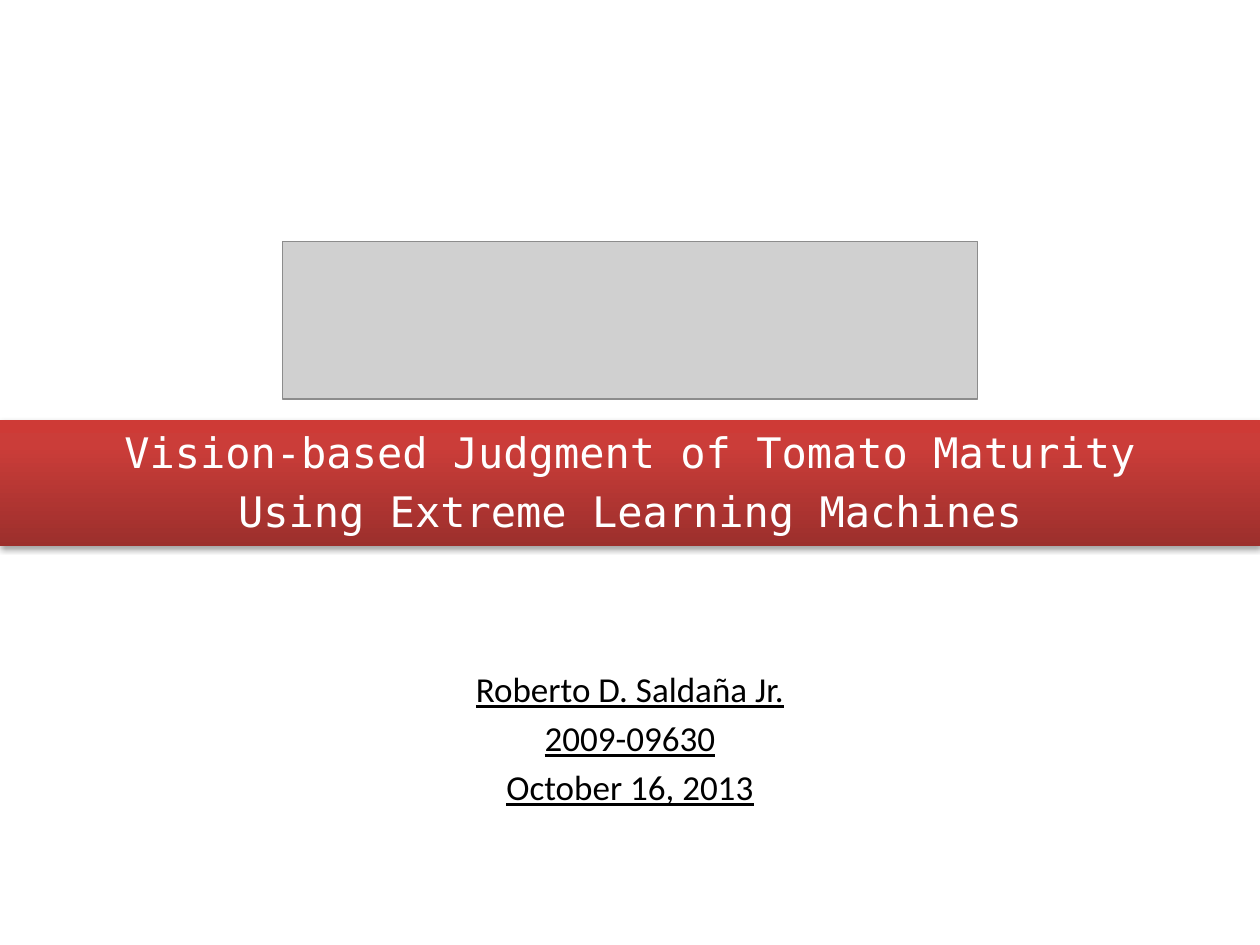
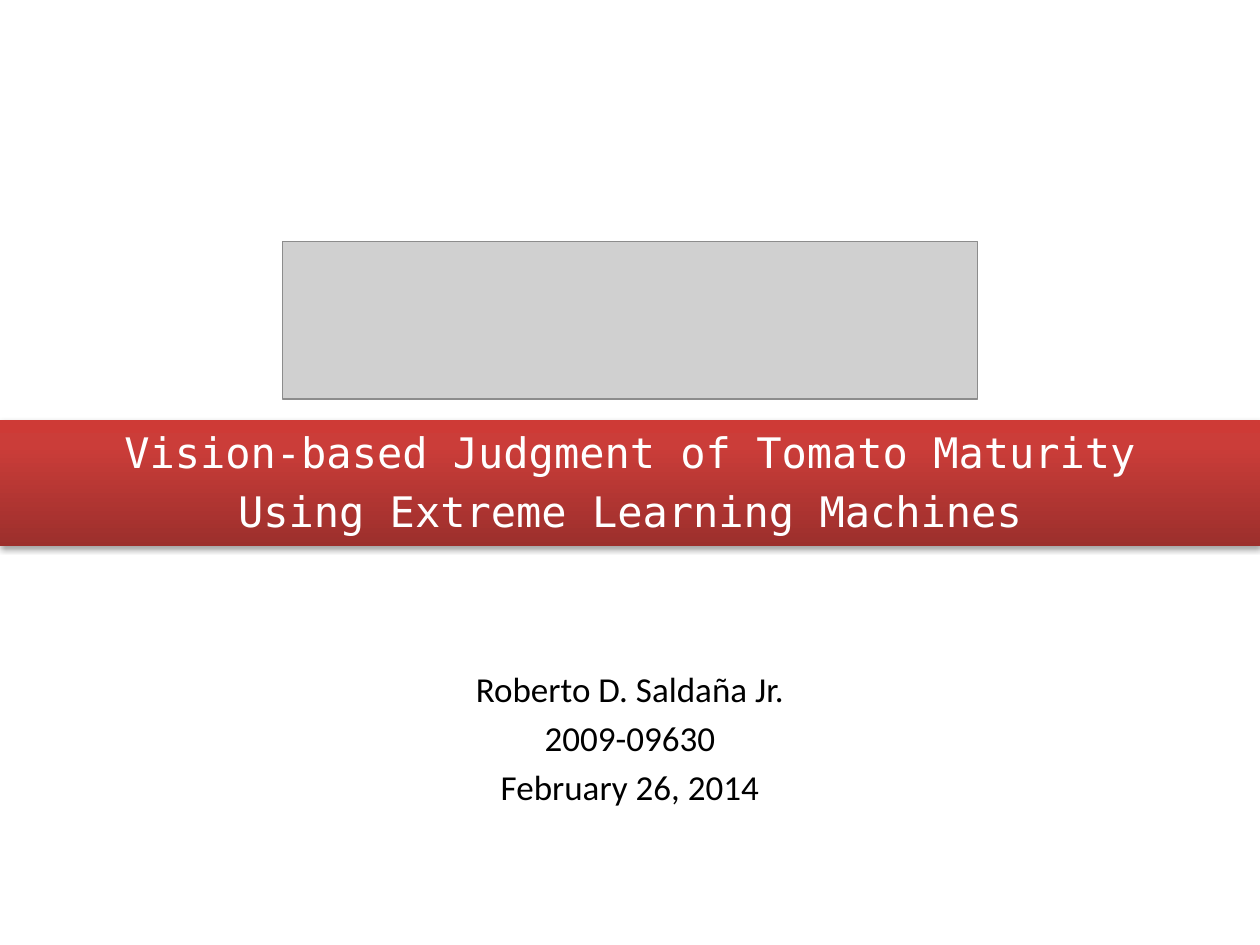
Before and after one commit to dorooobu/Tomato-Classification, a slide deck: slide 1 of Documents/First Presentation.pptx. Drawn at 1260x945 pixels with LibreOffice and Linux fonts; fonts in the diff are those of the drawing; grey boxes stand for pictures; background and template pictures are left out. Boxes give left, top, right and bottom in pixels: in the first picture for what was removed or moved away, otherwise in the second. Text is boxed around its words. In the diff, an @@ line names an element or a change of style, - is before the commit and + after.

```diff
--- a/Documents/First Presentation.pptx
+++ b/Documents/First Presentation.pptx
@@ text at bbox=[476, 677, 784, 752]: underline off in "Roberto D. Saldaña Jr.", "2009-09630" @@
@@ text at bbox=[501, 775, 759, 806]: text changed @@
-October 16, 2013
+February 26, 2014
```
Also in this commit, not shown: 17 other slides changed, 2 slides added.
